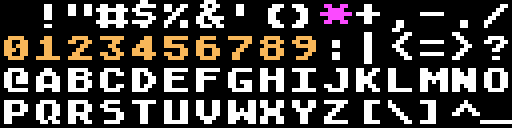
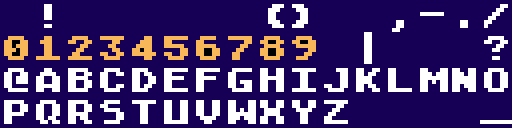
Layers edited between the first and the second 512×128 image:
added layer "Pasted Layer #1" above "Pasted Layer" over [0, 0, 512, 128]
